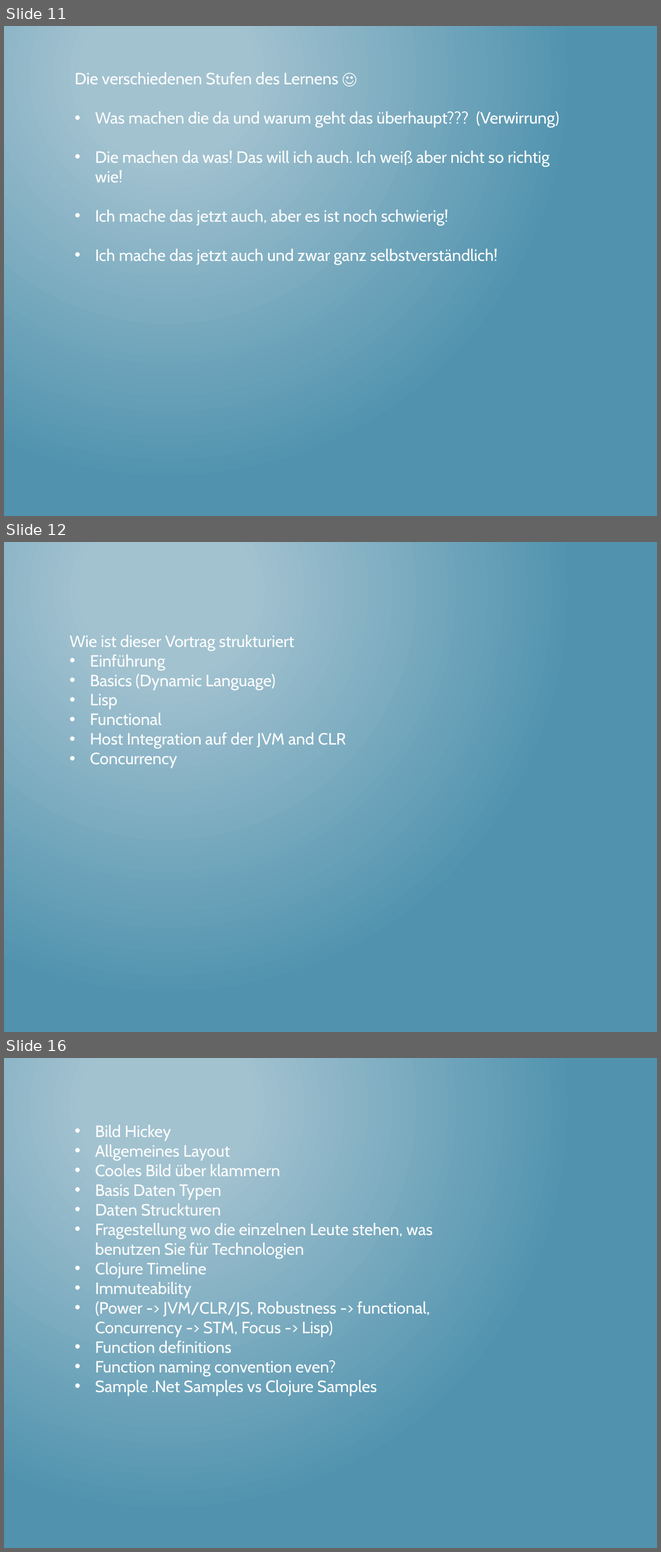
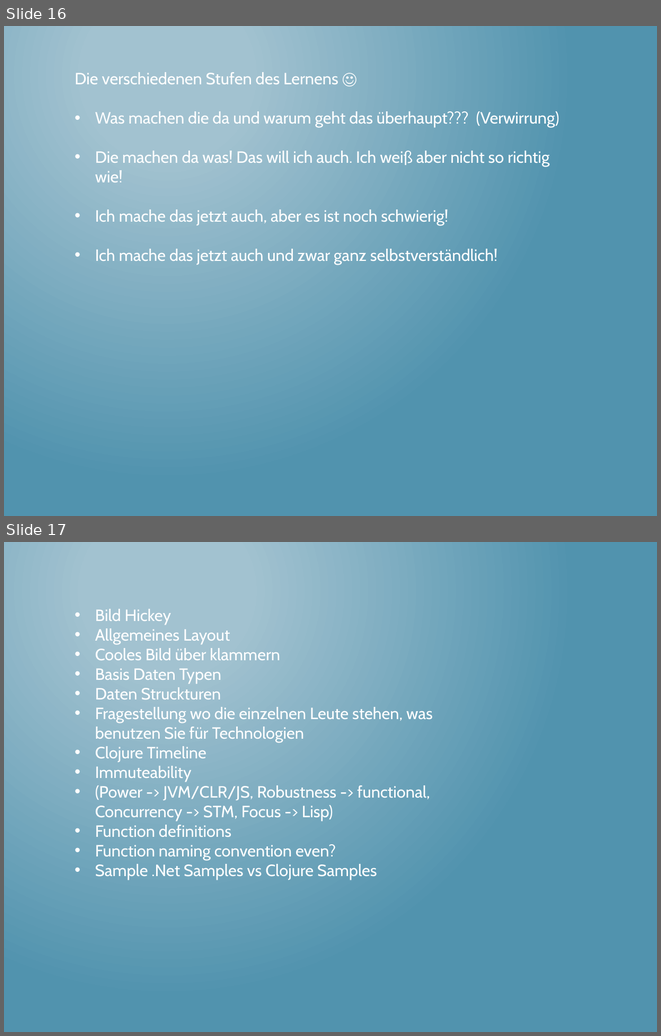
Before and after one commit to thomasschulte/ClojureUsergroupDemo, a slide deck: Clojure Vortrag .NET User Group.pptx. Shown one above the other, each under a label of ours: slides 11, 12 and 16 before the commit, slides 16 and 17 after it; the slides between them are not shown. The pictures are 661x1552 and 661x1036 pixels, drawn with LibreOffice and Linux fonts; fonts in the diff are those of the drawing. Boxes give left, top, right and bottom in pixels: in the first picture for what was removed or moved away, otherwise in the second. Text is boxed around its words. In the diff, an @@ line names an element or a change of style, - is before the commit and + after.

```diff
--- a/Clojure Vortrag .NET User Group.pptx
+++ b/Clojure Vortrag .NET User Group.pptx
@@ slide 12 removed at <box>4,542,657,1032</box>, background gradient #A3C3D1 to #5194AF @@
@@ text removed at <box>70,635,346,768</box> @@
-Wie ist dieser Vortrag strukturiert
-• Einführung
-• Basics (Dynamic Language)
-• Lisp
-• Functional
-• Host Integration auf der JVM and CLR
-• Concurrency
@@ what was slide 11 is now slide 16 @@
@@ what was slide 16 is now slide 17 @@
```
Also in this commit, not shown: 5 slides added, 4 other slides removed, 4 other files.
